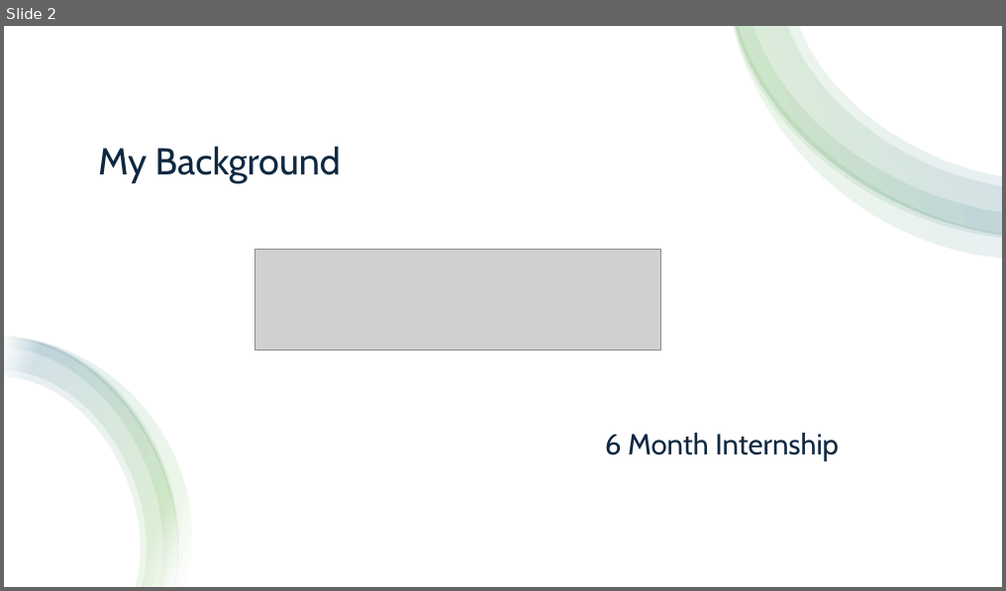
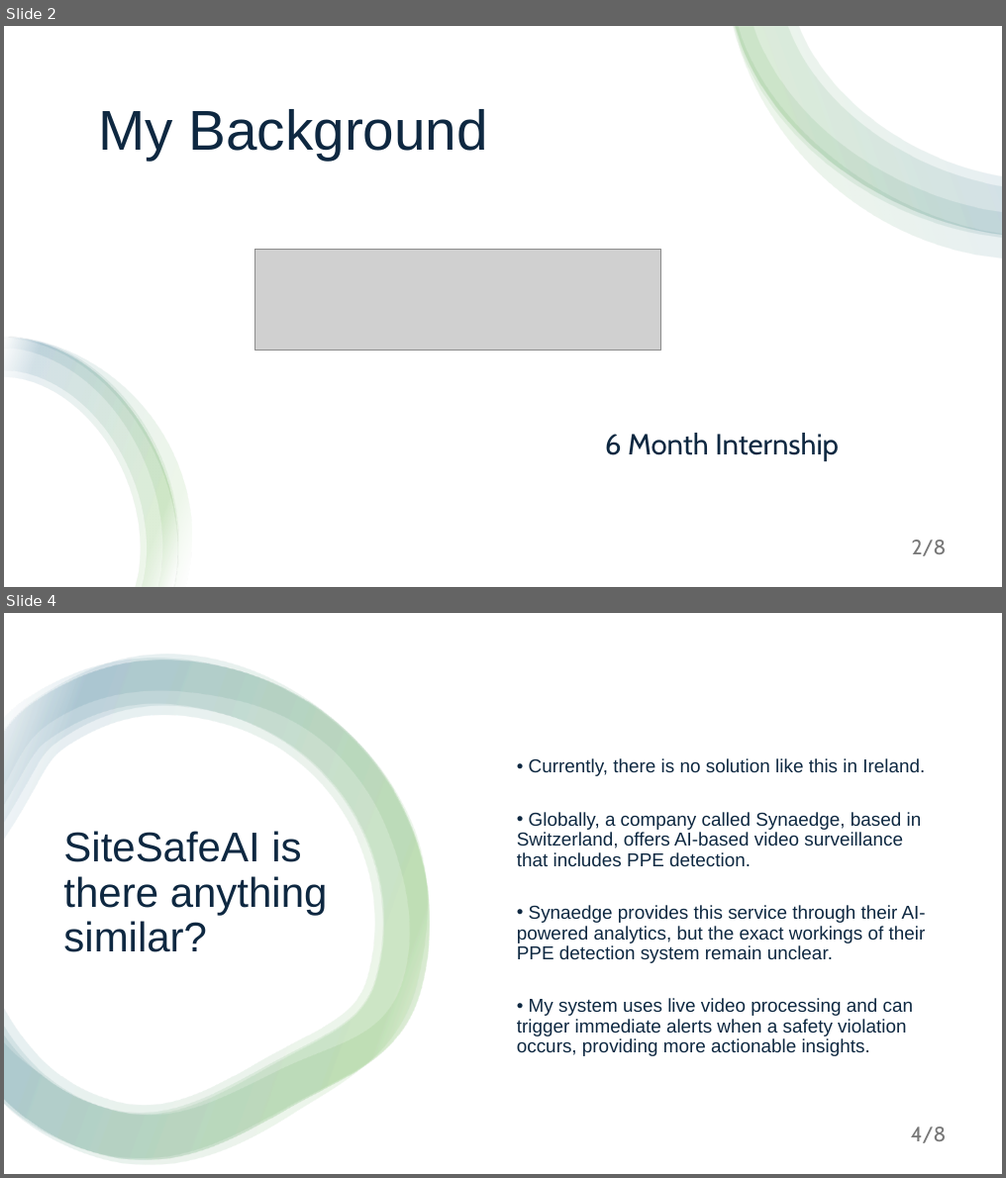
Before and after one commit to C00276177Tomas/SafeSiteAI, a slide deck: Presentation/SiteSafeAiPresentation.pptx. Shown one above the other, each under a label of ours: slide 2 before the commit, slides 2 and 4 after it; the slides between them are not shown. The pictures are 1006x591 and 1006x1178 pixels, drawn with LibreOffice and Linux fonts; fonts in the diff are those of the drawing; grey boxes stand for pictures. Boxes give left, top, right and bottom in pixels: in the first picture for what was removed or moved away, otherwise in the second. Text is boxed around its words. In the diff, an @@ line names an element or a change of style, - is before the commit and + after.

```diff
--- a/Presentation/SiteSafeAiPresentation.pptx
+++ b/Presentation/SiteSafeAiPresentation.pptx
@@ slide 4 added at [4,613,1002,1174], background #FFFFFF @@
@@ rectangle added at [4,613,1002,1174], fill #FFFFFF @@
@@ group added at [4,655,430,1165]: 4 freeform shapes @@
@@ text added at [517,759,926,1057], 18 pt, text #0E2841 @@
+• Currently, there is no solution like this in Ireland.
+• Globally, a company called Synaedge, based in Switzerland, offers AI-based video surveillance that includes PPE detection.
+• Synaedge provides this service through their AI-powered analytics, but the exact workings of their PPE detection system remain unclear.
+• My system uses live video processing and can trigger immediate alerts when a safety violation occurs, providing more actionable insights.
@@ title added at [63,831,328,953], 40 pt, text #0E2841 @@
+SiteSafeAI is there anything similar?
@@ page number added at [911,1127,946,1144], 20 pt, text #797979 @@
+4/8
@@ slide 2 changed as well @@
@@ title "My Background": place and size @@
-title "My Background" at [98,146,341,183]
+title "My Background" at [98,109,487,160]
@@ title "My Background" at [98,109,487,160]: size 36 to 54 pt, font Cabin to Arial @@
@@ page number added at [912,540,946,557], 20 pt, text #797979 @@
+2/8
```
Also in this commit, not shown: 2 other slides changed, 4 other slides added, 1 slide removed, 1 other file.
